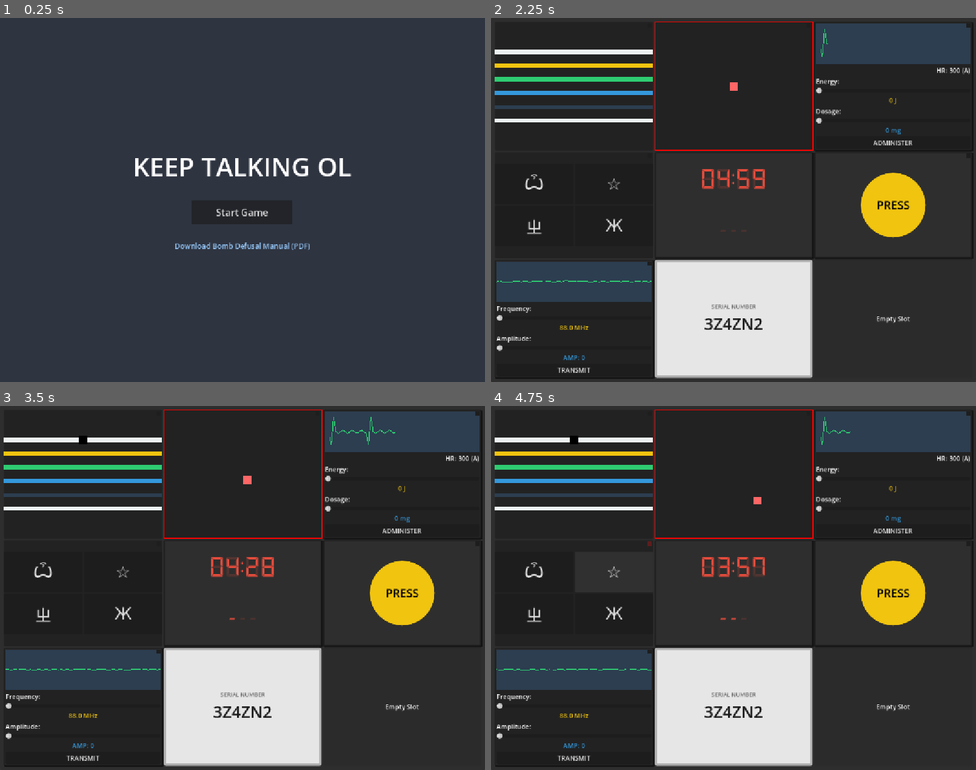
Above: before the commit, frames 1-4 (two rows, left to right).
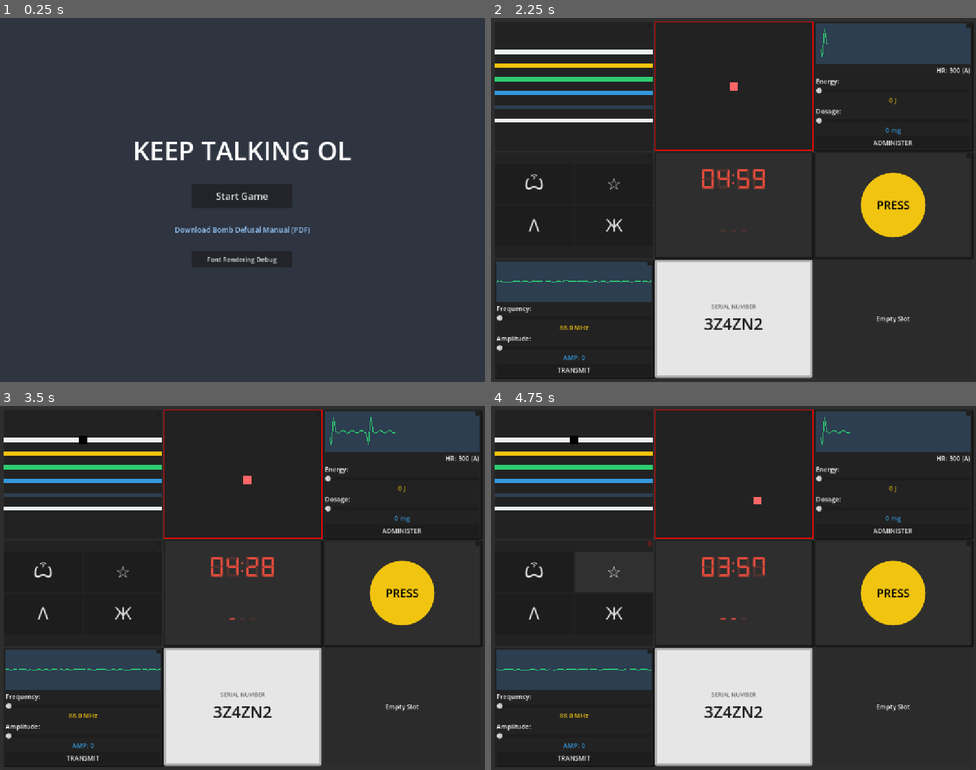
Above: after the commit, the same moments.

Repository: yutianzhe30/KeepTalkingOL
Game: Godot game, scene res://Scenes/UI/MainMenu.tscn
Two runs of this game, one before a commit and one after it. Both use one fixed random seed, a clock stepped at 60 frames per second and the inputs below.
Inputs (mouse positions are in pixels of both pictures, inside the frame that each line leads up to):
- Up to frame 1 (0.25 s): no input
- Up to frame 2 (2.25 s): click (733, 258) at 0.5 s, where only the run after the commit has a clickable "Font Rendering Debug"; click (733, 352) at 1.25 s, where only the run after the commit has a clickable "Back to Menu"; click "Start Game" at 2 s
- Up to frame 3 (3.5 s): click (82, 438) at 2.77 s
- Up to frame 4 (4.75 s): click "Ѽ" at 3.5 s; click "☆" at 4.25 s

The runs differ from the first frame. In frame 1, 2.6% of the frame differs, in the area x 27-73%, y 34-68%; in frame 2, less than 0.1%; in frame 3, less than 0.1%; in frame 4, less than 0.1%.

Commit message:
update deploy

Diff:
--- /dev/null
+++ b/Scenes/UI/FontDebug.tscn
@@ -0,0 +1,59 @@
+[gd_scene format=3 uid="uid://vnribkg04i1t"]
+
+[ext_resource type="Script" path="res://Scripts/UI/FontDebug.gd" id="1_script"]
+
+[node name="FontDebug" type="Control"]
+layout_mode = 3
+anchors_preset = 15
+anchor_right = 1.0
+anchor_bottom = 1.0
+grow_horizontal = 2
+grow_vertical = 2
+script = ExtResource("1_script")
+
+[node name="PanelContainer" type="PanelContainer" parent="."]
+layout_mode = 1
+anchors_preset = 15
+anchor_right = 1.0
+anchor_bottom = 1.0
+grow_horizontal = 2
+grow_vertical = 2
+
+[node name="ColorRect" type="ColorRect" parent="PanelContainer"]
+layout_mode = 2
+color = Color(0.180392, 0.203922, 0.25098, 1)
+
+[node name="MarginContainer" type="MarginContainer" parent="PanelContainer"]
+layout_mode = 2
+theme_override_constants/margin_left = 40
+theme_override_constants/margin_top = 40
+theme_override_constants/margin_right = 40
+theme_override_constants/margin_bottom = 40
+
+[node name="VBoxContainer" type="VBoxContainer" parent="PanelContainer/MarginContainer"]
+layout_mode = 2
+theme_override_constants/separation = 20
+
+[node name="Title" type="Label" parent="PanelContainer/MarginContainer/VBoxContainer"]
+layout_mode = 2
+theme_override_font_sizes/font_size = 48
+text = "Font Rendering Debug"
+horizontal_alignment = 1
+
+[node name="ScrollContainer" type="ScrollContainer" parent="PanelContainer/MarginContainer/VBoxContainer"]
+layout_mode = 2
+size_flags_vertical = 3
+
+[node name="GridContainer" type="GridContainer" parent="PanelContainer/MarginContainer/VBoxContainer/ScrollContainer"]
+layout_mode = 2
+size_flags_horizontal = 3
+theme_override_constants/h_separation = 20
+theme_override_constants/v_separation = 20
+columns = 7
+
+[node name="BackButton" type="Button" parent="PanelContainer/MarginContainer/VBoxContainer"]
+custom_minimum_size = Vector2(200, 60)
+layout_mode = 2
+size_flags_horizontal = 4
+theme_override_font_sizes/font_size = 24
+text = "Back to Menu"
--- a/Scenes/UI/MainMenu.tscn
+++ b/Scenes/UI/MainMenu.tscn
@@ -53,5 +53,13 @@
 text = "Download Bomb Defusal Manual (PDF)"
 underline = 1
 
+[node name="DebugButton" type="Button" parent="CenterContainer/VBoxContainer"]
+custom_minimum_size = Vector2(250, 40)
+layout_mode = 2
+size_flags_horizontal = 4
+theme_override_font_sizes/font_size = 16
+text = "Font Rendering Debug"
+
 [connection signal="pressed" from="CenterContainer/VBoxContainer/StartButton" to="." method="_on_start_button_pressed"]
 [connection signal="pressed" from="CenterContainer/VBoxContainer/ManualButton" to="." method="_on_manual_button_pressed"]
+[connection signal="pressed" from="CenterContainer/VBoxContainer/DebugButton" to="." method="_on_debug_button_pressed"]
--- a/Scripts/Modules/ButtonModule.gd
+++ b/Scripts/Modules/ButtonModule.gd
@@ -12,7 +12,7 @@
 const LISTS = [
 	["Ϙ", "Ѧ", "ƛ", "Ϟ", "Ѭ", "ϗ", "Ͽ", ], # List 1
 	["Ӭ", "Ϙ", "Ͽ", "Ҩ", "☆", "ϗ", "¿"], # List 2
-	["©", "Ѽ", "Ҩ", "Ж", "ƛ", "ㄓ", "☆"], # List 3
+	["©", "Ѽ", "Ҩ", "Ж", "ƛ", "Λ", "☆"], # List 3
 	["б", "¶", "Ѣ", "Ѭ", "Ж", "¿", "Δ"], # List 4
 	["Ψ", "Δ", "Ѣ", "Ͼ", "¶", "Ѯ", "★"], # List 5
 	["б", "Ӭ", "҂", "æ", "Ψ", "Ҋ", "Ω"] # List 6
--- /dev/null
+++ b/Scripts/UI/FontDebug.gd
@@ -0,0 +1,41 @@
+extends Control
+
+const ButtonModule = preload("res://Scripts/Modules/ButtonModule.gd")
+var TARGET_FONT = preload("res://Assets/Font/DejaVuSans.ttf")
+
+@onready var grid = $PanelContainer/MarginContainer/VBoxContainer/ScrollContainer/GridContainer
+@onready var back_btn = $PanelContainer/MarginContainer/VBoxContainer/BackButton
+
+func _ready():
+	back_btn.pressed.connect(_on_back_pressed)
+	_populate_grid()
+
+func _populate_grid():
+	var all_symbols = []
+	for list in ButtonModule.LISTS:
+		for symbol in list:
+			if not symbol in all_symbols:
+				all_symbols.append(symbol)
+
+	for symbol in all_symbols:
+		var panel = PanelContainer.new()
+		var margin = MarginContainer.new()
+		margin.add_theme_constant_override("margin_left", 10)
+		margin.add_theme_constant_override("margin_right", 10)
+		margin.add_theme_constant_override("margin_top", 10)
+		margin.add_theme_constant_override("margin_bottom", 10)
+		panel.add_child(margin)
+
+		var label = Label.new()
+		label.text = symbol
+		label.horizontal_alignment = HORIZONTAL_ALIGNMENT_CENTER
+		label.vertical_alignment = VERTICAL_ALIGNMENT_CENTER
+		label.add_theme_font_size_override("font_size", 48)
+		if TARGET_FONT:
+			label.add_theme_font_override("font", TARGET_FONT)
+
+		margin.add_child(label)
+		grid.add_child(panel)
+
+func _on_back_pressed():
+	get_tree().change_scene_to_file("res://Scenes/UI/MainMenu.tscn")
--- a/Scripts/UI/MainMenu.gd
+++ b/Scripts/UI/MainMenu.gd
@@ -19,3 +19,6 @@
 		var exec_dir = OS.get_executable_path().get_base_dir()
 		var pdf_path = exec_dir.path_join(pdf_filename)
 		OS.shell_open(pdf_path)
+
+func _on_debug_button_pressed() -> void:
+	get_tree().change_scene_to_file("res://Scenes/UI/FontDebug.tscn")
Not shown, added: Scripts/UI/FontDebug.gd.uid
Not shown, changed: .gitattributes
Not shown, changed: Export/KTOL.html
Not shown, changed: Export/KTOL.pck
Not shown, added: Export/MANUAL_CN.md
Not shown, changed: Export/MANUAL_CN.pdf
